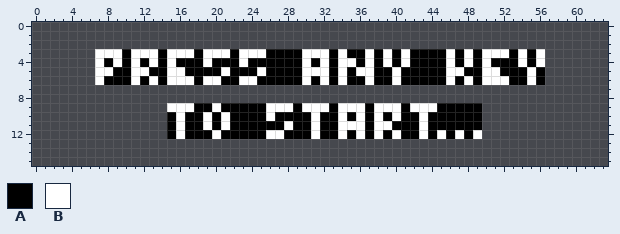
Two states of a pixel-art file, Assets/Sprites/press-any-key-to-start.aseprite. Above is the file before it was changed.
64x16 pixels, 1 frame.
Visible layers, top first: "Layer 1", "Layer 2".
Palette (. is transparent): A #000000  B #ffffff
Pixels before, first column x 7:
 3 BBBABBBABBBABBBABBBAAAABBBABAABABABAAAABABABBBABAB
 4 BABABABABAAABAAABAAAAAABABABBABABABAAAABABABAAABAB
 5 BBAABBAABBAAAABAAABAAAABBBABABBAABAAAAABBAABBAAABA
 6 BAAABABABBBABBAABBAAAAABABABAABAABAAAAABABABBBAABA
 7 ..................................................
 8 ..................................................
 9 ........BBBAABAAAAABBBABBBABBBABBBABBBAAAAA.......
10 ........ABAABABAAAABAAAABAABABABABAABAAAAAA.......
11 ........ABAABABAAAAAABAABAABBBABBAAABAAAAAA.......
12 ........ABAAABAAAAABBAAABAABABABABAABABABAB.......
The result:
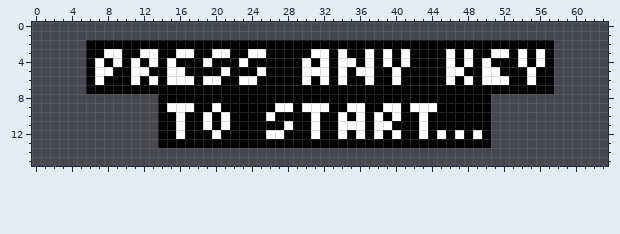
Changes in this commit:
Layer "Layer 2":
The edit adds colour A in row 2 at x 6 to 57; in rows 3 to 6 at x 6 and 57; in row 7 at x 6 to 57; in row 8 at x 14 to 50; in rows 9 to 12 at x 14 and 50; in row 13 at x 14 to 50.
Colour B gives way to colour A in row 3 at x 7, 11, 15, 19, 23, 30 and 50; in row 9 at x 26, 34 and 38.
Pixel boxes of the changes (left, top, right, bottom) in both pictures:
changed: (86, 40, 554, 148)
